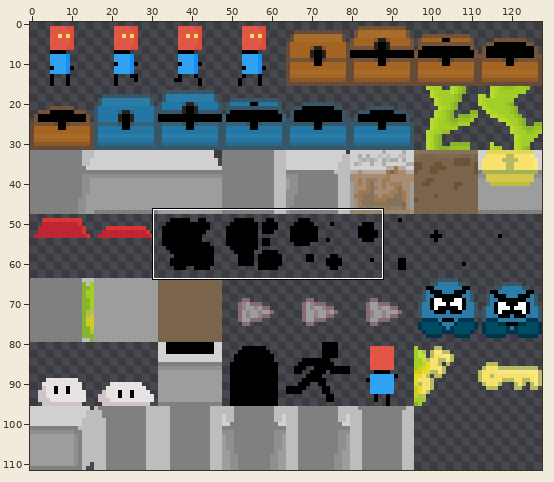
One commit to this sprite sheet: assets/tileset.png. The first picture is a wide view before the edit; the outline marks the close-up.
Close-up. As it was:
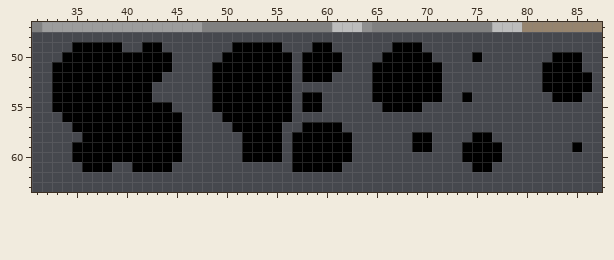
The file is 128x112 pixels. Colours within 5 levels of each other are drawn and written as one. Shown: x 31..87, y 47..63. The commit also changed other parts of the picture, which this record leaves out.
New version:
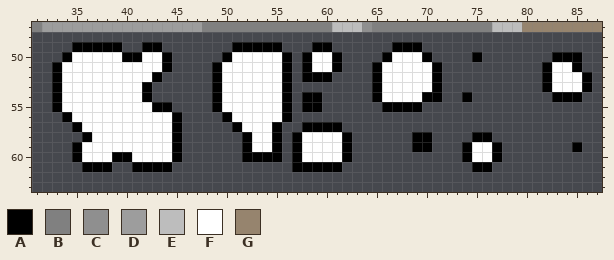
Palette (. is transparent): A #000000  B #808080  C #8f8f8f  D #9d9d9d  E #bdbdbd  F #ffffff  G #96846e
From old to new:
@@ x 31..87 @@
 49 ....AAAAA..AA.......AAAAA...AA......AAA..................
-50 ...AAAAAAAAAAA.....AAAAAAA.AAAA....AAAAA....A.......AAA..
-51 ..AAAAAAAAAAAA....AAAAAAAA.AAAA...AAAAAAA..........AAAA..
-52 ..AAAAAAAAAAA.....AAAAAAAA.AAA....AAAAAAA..........AAAAA.
-53 ..AAAAAAAAAA......AAAAAAAA........AAAAAAA..........AAAAA.
-54 ..AAAAAAAAAA......AAAAAAAA.AA.....AAAAAAA..A........AAA..
-55 ..AAAAAAAAAAAA....AAAAAAAA.AA......AAAA..................
-56 ...AAAAAAAAAAAA....AAAAAAA...............................
-57 ....AAAAAAAAAAA.....AAAAA..AAAA..........................
-58 .....AAAAAAAAAA......AAAA.AAAAAA......AA....AA...........
-59 ....AAAAAAAAAAA......AAAA.AAAAAA......AA...AAAA.......A..
-60 ....AAAAAAAAAAA......AAAA.AAAAAA...........AAAA..........
+50 ...AFFFFFAAFFA.....AFFFFFA.AFFA....AFFFA....A.......AAA..
+51 ..AFFFFFFFFFFA....AFFFFFFA.AFFA...AFFFFFA..........AFFA..
+52 ..AFFFFFFFFFA.....AFFFFFFA.AAA....AFFFFFA..........AFFFA.
+53 ..AFFFFFFFFA......AFFFFFFA........AFFFFFA..........AFFFA.
+54 ..AFFFFFFFFA......AFFFFFFA.AA.....AFFFFAA..A........AAA..
+55 ..AFFFFFFFFFAA....AFFFFFFA.AA......AAAA..................
+56 ...AFFFFFFFFFFA....AFFFFFA...............................
+57 ....AFFFFFFFFFA.....AFFFA..AAAA..........................
+58 .....AFFFFFFFFA......AFFA.AFFFFA......AA....AA...........
+59 ....AFFFFFFFFFA......AFFA.AFFFFA......AA...AFFA.......A..
+60 ....AFFFAAFFFFA......AAAA.AFFFFA...........AFFA..........
 61 .....AAA..AAAA............AAAAA.............AA...........
Where, in picture pixels (left, top, right, bottom), the same in both close-ups:
changed: (62, 52, 172, 162)
changed: (222, 52, 432, 162)
changed: (552, 62, 582, 92)
changed: (472, 142, 492, 162)
